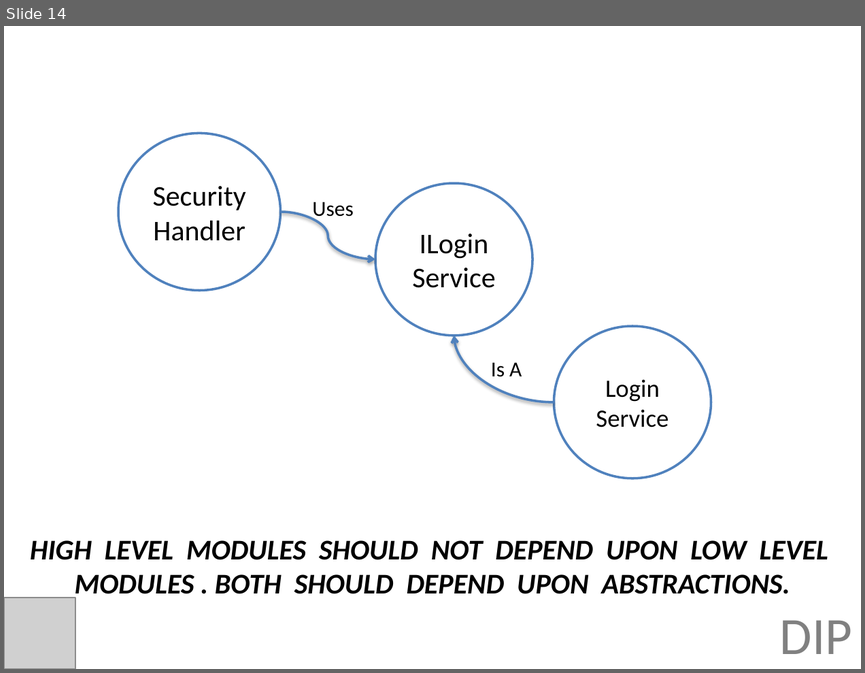
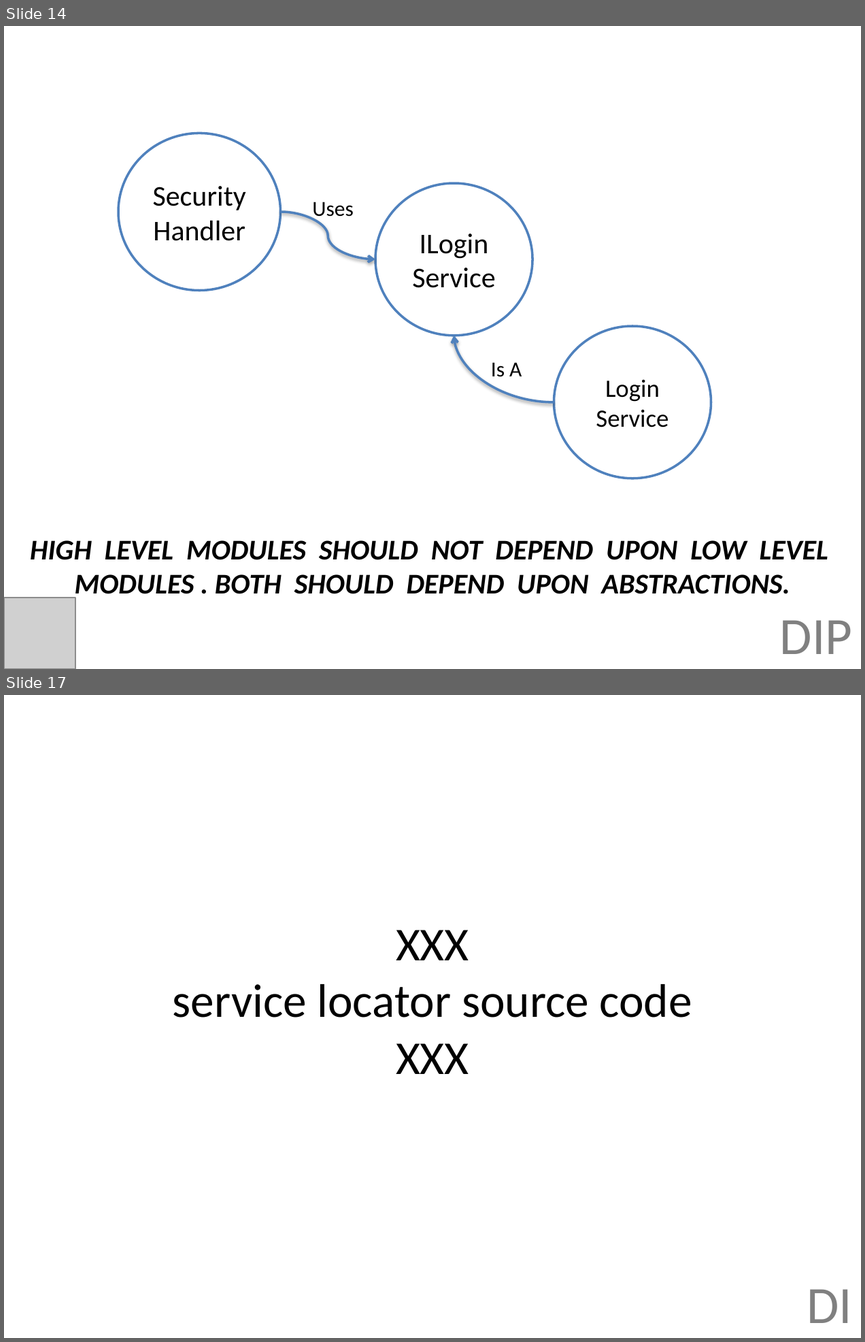
Before and after one commit to jonfuller/presentations, a slide deck: dependencies/dependencies.pptx. Shown one above the other, each under a label of ours: slide 14 before the commit, slides 14 and 17 after it; the slides between them are not shown. The pictures are 865x673 and 865x1342 pixels, drawn with LibreOffice and Linux fonts; fonts in the diff are those of the drawing; grey boxes stand for pictures. Boxes give left, top, right and bottom in pixels: in the first picture for what was removed or moved away, otherwise in the second. Text is boxed around its words. In the diff, an @@ line names an element or a change of style, - is before the commit and + after.

```diff
--- a/dependencies/dependencies.pptx
+++ b/dependencies/dependencies.pptx
@@ slide 17 added at (x1=4, y1=695, x2=861, y2=1338), background #FFFFFF @@
@@ title added at (x1=173, y1=930, x2=692, y2=1074), 39.6 pt, text #000000 @@
+XXX
+service locator source code
+XXX
@@ text added at (x1=807, y1=1289, x2=853, y2=1323), 44 pt, text #808080 @@
+DI
```
Also in this commit, not shown: 14 other slides added.
